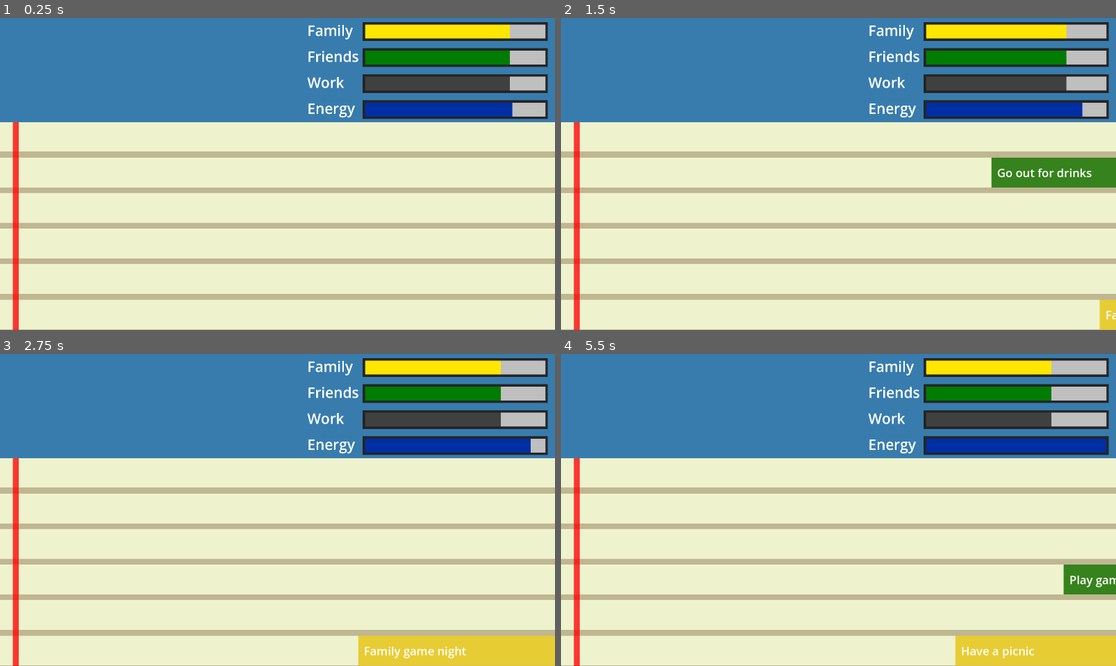
Above: before the commit, frames 1-4 (two rows, left to right).
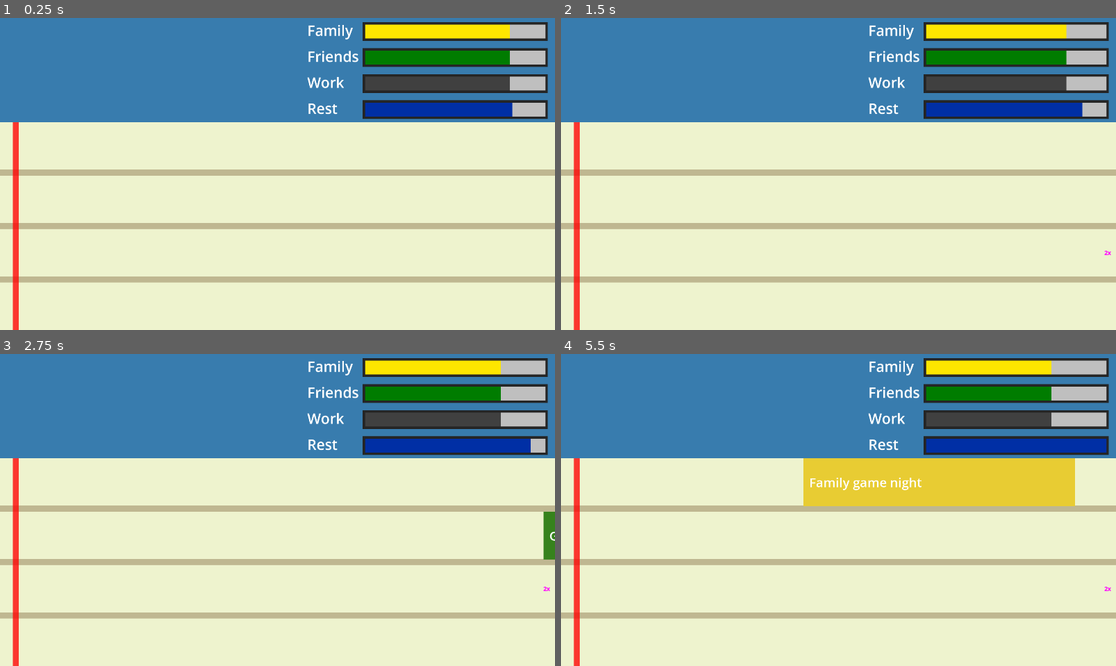
Above: after the commit, the same moments.

Repository: NOM1989/CalendarQuest
Game: Godot game, scene res://Scenes/main.tscn
Same seed, same stepped clock (60 frames per second), same inputs: the game is played once before the commit and once after it. Sound files missing from this copy of the repository are replaced by a short silence.
Inputs (mouse positions are in pixels of both pictures, inside the frame that each line leads up to):
- Up to frame 1 (0.25 s): no input
- Up to frame 2 (1.5 s): tap Enter at 0.5 s; tap Space (Spawn) at 0.6, 1.35 s
- Up to frame 3 (2.75 s): click (449, 510) at 2.02 s
- Up to frame 4 (5.5 s): click (1054, 650) at 2.77 s; click (1088, 534) at 3.52 s; tap Space (Spawn) at 4.35, 5.1 s

The runs differ from the first frame. In frame 1, 12% of the frame differs, in the area x 0-100%, y 27-100%; in frame 2, 14%; in frame 3, 16%; in frame 4, 22%.

Commit message:
Update: Added double boost lane

Diff:
--- a/Scenes/event.gd
+++ b/Scenes/event.gd
@@ -7,7 +7,8 @@
 var length : int = 500
 var height : int
 var colour
-var tracks
+var TRACKS
+var LANE # Which lane this event is in
 
 func _ready():
 	randomize()
@@ -27,7 +28,7 @@
 	$ColorRect.color = colour
 	randomize()
 	$Label.text = global.LABELS[type][randi() % global.LABELS[type].size()]#
-	$Label.label_settings.set_font_size(min(44, 240/tracks))
+	$Label.label_settings.set_font_size(min(44, 240/TRACKS))
 
 func _physics_process(delta):
 	velocity.x = -speed
--- a/Scenes/main.gd
+++ b/Scenes/main.gd
@@ -3,28 +3,55 @@
 const EVENT = preload("res://Scenes/event.tscn")
 const LANE = preload("res://lane.tscn")
 const LINE = preload("res://line.tscn")
-const TRACKS = 6
 const line_height = 20
 const track_height = (720 - line_height*(TRACKS-1)) / TRACKS
 var multiplier = 2
+var count = 0
+var double_lane = 0
+var double_life = 0
+
+# Adjust for difficulty
+const TRACKS = 4
+const INTERVAL = 200
+var EVENT_SPEED = 500
 
 @onready var stats = {
 	'family': 800,
 	'friends': 800,
 	'work': 800,
-	'energy': 800
+	'rest': 800
 }
-
 
 func _process(delta):
 	if Input.is_action_just_pressed("Exit"):
 		get_tree().quit()
 	if Input.is_action_just_pressed("Spawn"):
-		spawn_event()
+		spawn_double()
 
 	for type in global.TYPES:
 		get_node("Stats/"+type+"/Bar").value = stats[type]
-	$Stats/energy/Bar.value = stats['energy']
+	$Stats/rest/Bar.value = stats['rest']
+
+	count += 1
+	# Prevents multiple being spawned in the same interval
+	var spawn_occured = 0
+	if count >= INTERVAL:
+		spawn_event()
+		spawn_occured = 1
+		count = 0
+	if !spawn_occured && count % 40 == 0:
+		randomize()
+		if randi_range(0, 4) == 4:
+			spawn_event()
+			spawn_occured = 1
+
+	# Run the double lane timer
+	if double_life:
+		double_life += 1
+		if double_life >= 1000:
+			$Calendar/double.hide()
+			double_life = 0
+			double_lane = 0
 
 func _ready():
 	# Spawn lanes based on number of tracks
@@ -39,34 +66,46 @@
 		new_lane.set_position(Vector2(1920, 360 - (track_height/2) + (track_height * (i+1)) + line_height * i))
 
 func spawn_event():
-	var event_instance = EVENT.instantiate()
-	randomize()
-	event_instance.type = global.TYPES[randi() % global.TYPES.size()]
 	var available = []
 	for i in TRACKS:
 		if !get_node('Calendar/Lane'+str(i+1)+'/Area2D').has_overlapping_areas():
 			available.append(i+1)
 	if available.size() > 0:
+		var event_instance = EVENT.instantiate()
+		randomize()
+		var selected_lane = available[randi() % available.size()]
+		event_instance.type = global.TYPES[randi() % global.TYPES.size()]
 		event_instance.height = track_height + 1
-		event_instance.position = get_node('Calendar/Lane' + str(available[randi() % available.size()])).position
-		event_instance.tracks = TRACKS
+		event_instance.position = get_node('Calendar/Lane' + str(selected_lane)).position
+		event_instance.TRACKS = TRACKS
+		event_instance.LANE = selected_lane
+		event_instance.speed = EVENT_SPEED
 		$Events.add_child(event_instance)
 
+func spawn_double():
+	var lane = randi_range(1, TRACKS)
+	$Calendar/double.position = get_node('Calendar/Lane' + str(lane)).position
+	$Calendar/double.show()
+	double_lane = lane
+	double_life = 1
 
 func _on_timer_timeout():
 	var areas = $Calendar/Point_check.get_overlapping_areas()
 	for type in global.TYPES:
 		stats[type] -= 0.5 * multiplier
-		stats[type] = min(stats[type], 1000)
-		stats[type] = max(stats[type], 0)
-		stats['energy'] = min(stats['energy'], 1000)
-		stats['energy'] = max(stats['energy'], 0)
+		stats[type] = max(0, min(stats[type], 1000))
+		stats['rest'] = min(stats['rest'], 1000)
+		stats['rest'] = max(stats['rest'], 0)
 	if areas.size() == 0:
-		stats['energy'] += multiplier
+		stats['rest'] += multiplier
 	elif areas.size() == 1:
-		stats[areas[0].get_parent().type] += 3 * multiplier
-		stats['energy'] -= multiplier
+		var area = areas[0].get_parent()
+		var amount = 3
+		if area.LANE == double_lane:
+			amount = amount * 2
+		stats[area.type] += amount * multiplier
+		stats['rest'] -= multiplier
 	else:
 		for area in areas:
 			stats[area.get_parent().type] -= 4 * multiplier
-			stats['energy'] -= multiplier
+			stats['rest'] -= multiplier
--- a/Scenes/main.tscn
+++ b/Scenes/main.tscn
@@ -23,6 +23,12 @@
 [sub_resource type="RectangleShape2D" id="RectangleShape2D_mbc20"]
 size = Vector2(20, 720)
 
+[sub_resource type="LabelSettings" id="LabelSettings_c71qy"]
+font_size = 20
+font_color = Color(1, 0, 1, 1)
+outline_size = 2
+outline_color = Color(1, 0, 1, 1)
+
 [node name="Main" type="Node2D"]
 script = ExtResource("1_h86ou")
 
@@ -112,11 +118,11 @@
 "
 label_settings = SubResource("LabelSettings_1akix")
 
-[node name="energy" type="Node2D" parent="Stats"]
+[node name="rest" type="Node2D" parent="Stats"]
 position = Vector2(600, 270)
 metadata/_edit_group_ = true
 
-[node name="Bar" type="TextureProgressBar" parent="Stats/energy"]
+[node name="Bar" type="TextureProgressBar" parent="Stats/rest"]
 offset_left = 32.0
 offset_top = -30.0
 offset_right = 672.0
@@ -128,12 +134,12 @@
 texture_progress = ExtResource("7_8ss6o")
 metadata/_edit_use_anchors_ = true
 
-[node name="Label" type="Label" parent="Stats/energy"]
+[node name="Label" type="Label" parent="Stats/rest"]
 offset_left = -160.0
 offset_top = -37.0
 offset_right = 6.0
 offset_bottom = 35.0
-text = "Energy
+text = "Rest
 "
 label_settings = SubResource("LabelSettings_1akix")
 
@@ -173,6 +179,16 @@
 wait_time = 0.05
 autostart = true
 
+[node name="double" type="Node2D" parent="Calendar"]
+
+[node name="Label" type="Label" parent="Calendar/double"]
+z_index = 1
+offset_left = -40.0
+offset_top = -15.5
+offset_bottom = 15.5
+text = "2x"
+label_settings = SubResource("LabelSettings_c71qy")
+
 [node name="Events" type="Node2D" parent="."]
 scale = Vector2(1.00107, 1)
 
@@ -180,7 +196,7 @@
 
 [node name="BackgroundMusic" type="AudioStreamPlayer" parent="Sounds"]
 stream = ExtResource("8_77jvf")
-volume_db = -10.0
+volume_db = -30.0
 autoplay = true
 
 [node name="Alarm" type="AudioStreamPlayer" parent="Sounds"]
Not shown: 1 places in Scenes/main.tscn that only renumber resources
